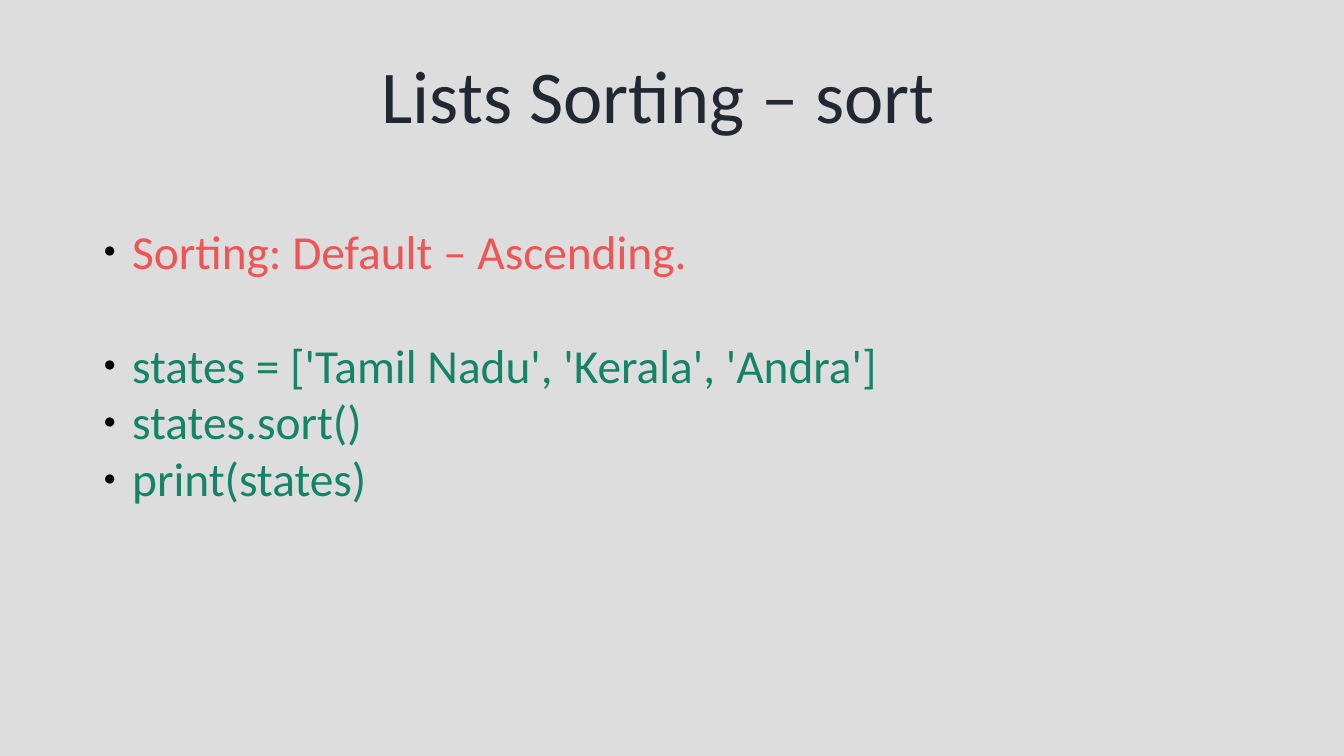
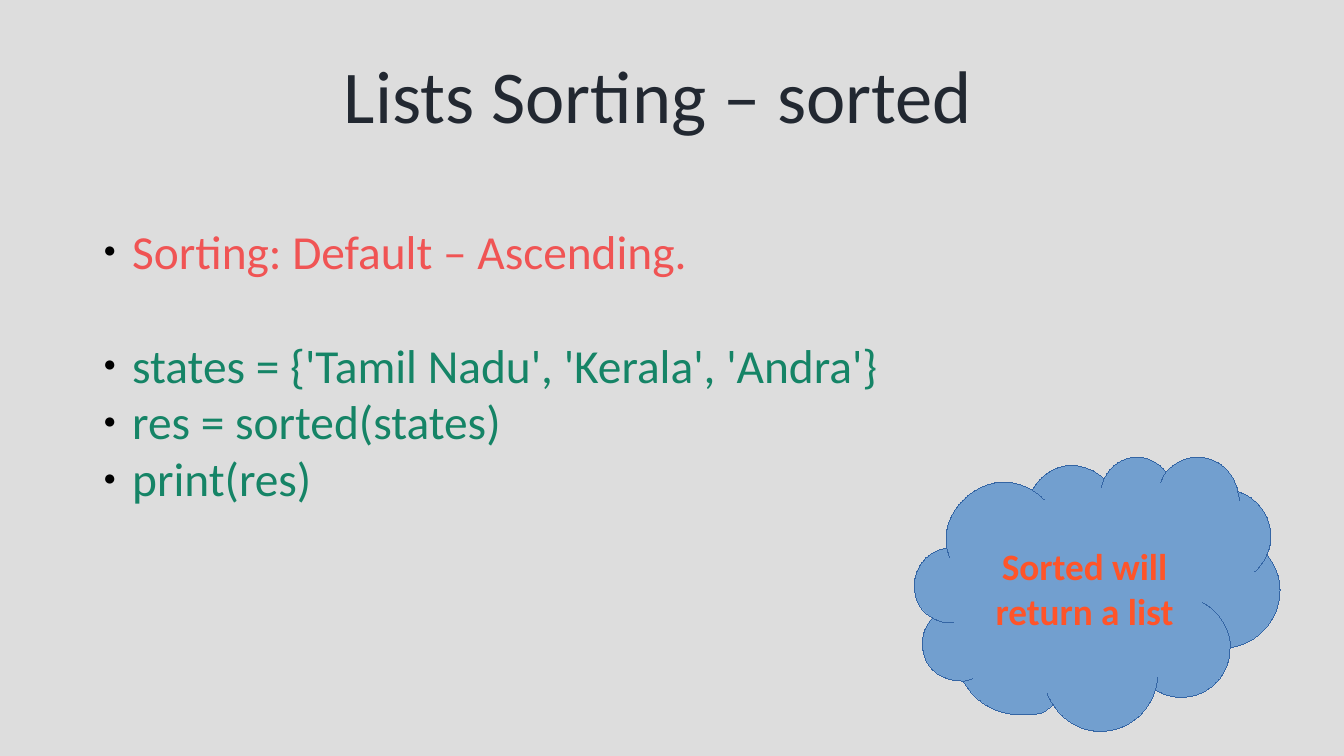
Before and after one commit to syedjafer/learning-notes, a slide deck: slide 22 of learnpythonwithus/session_10_ds_sets.odp (slide 31 before the commit). Drawn at 1344x756 pixels with LibreOffice and Linux fonts; fonts in the diff are those of the drawing. Boxes give left, top, right and bottom in pixels: in the first picture for what was removed or moved away, otherwise in the second. Text is boxed around its words. In the diff, an @@ line names an element or a change of style, - is before the commit and + after.

```diff
--- a/learnpythonwithus/session_10_ds_sets.odp
+++ b/learnpythonwithus/session_10_ds_sets.odp
@@ title at (344, 71, 972, 136): text changed @@
-Lists Sorting – sort
+Lists Sorting – sorted
@@ text at (132, 348, 877, 504): text changed @@
-● states = ['Tamil Nadu', 'Kerala', 'Andra']
-● states.sort()
-● print(states)
+● states = {'Tamil Nadu', 'Kerala', 'Andra'}
+● res = sorted(states)
+● print(res)
@@ freeform shape added at (915, 457, 1281, 732), fill #729FCF, outline #3465A4 0 pt, 22 pt, text #FF5429, bold @@
+Sorted will return a list
```
Also in this commit, not shown: 8 other slides changed, 12 slides added, 11 slides removed, 2 other files.
